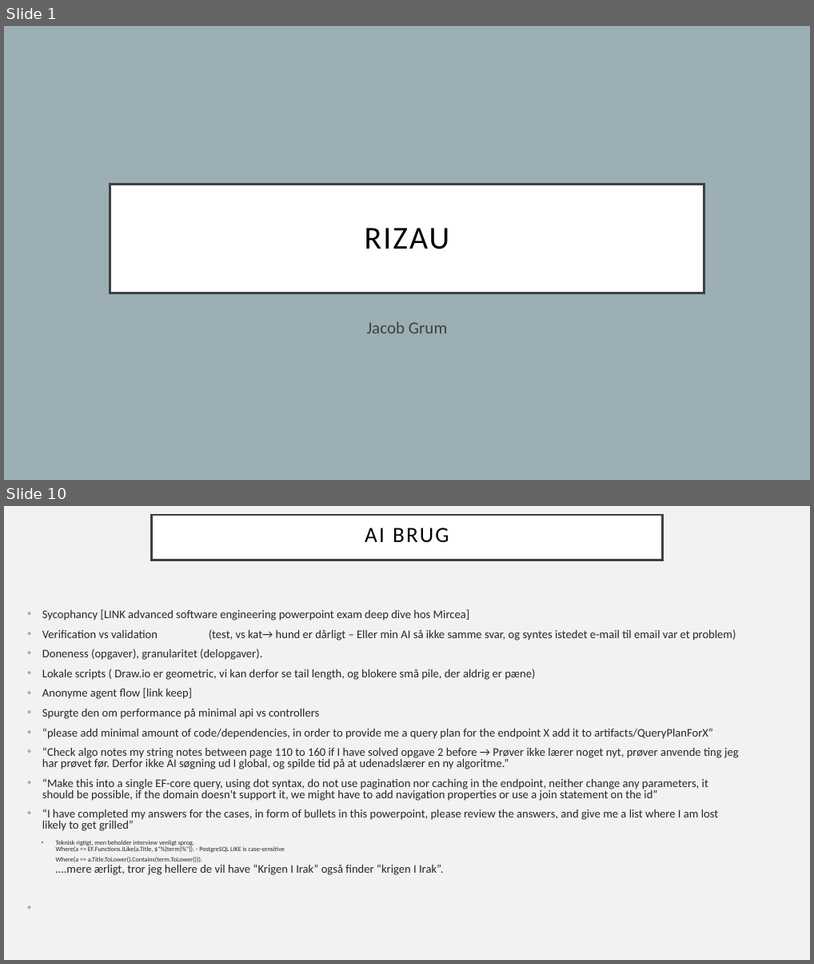
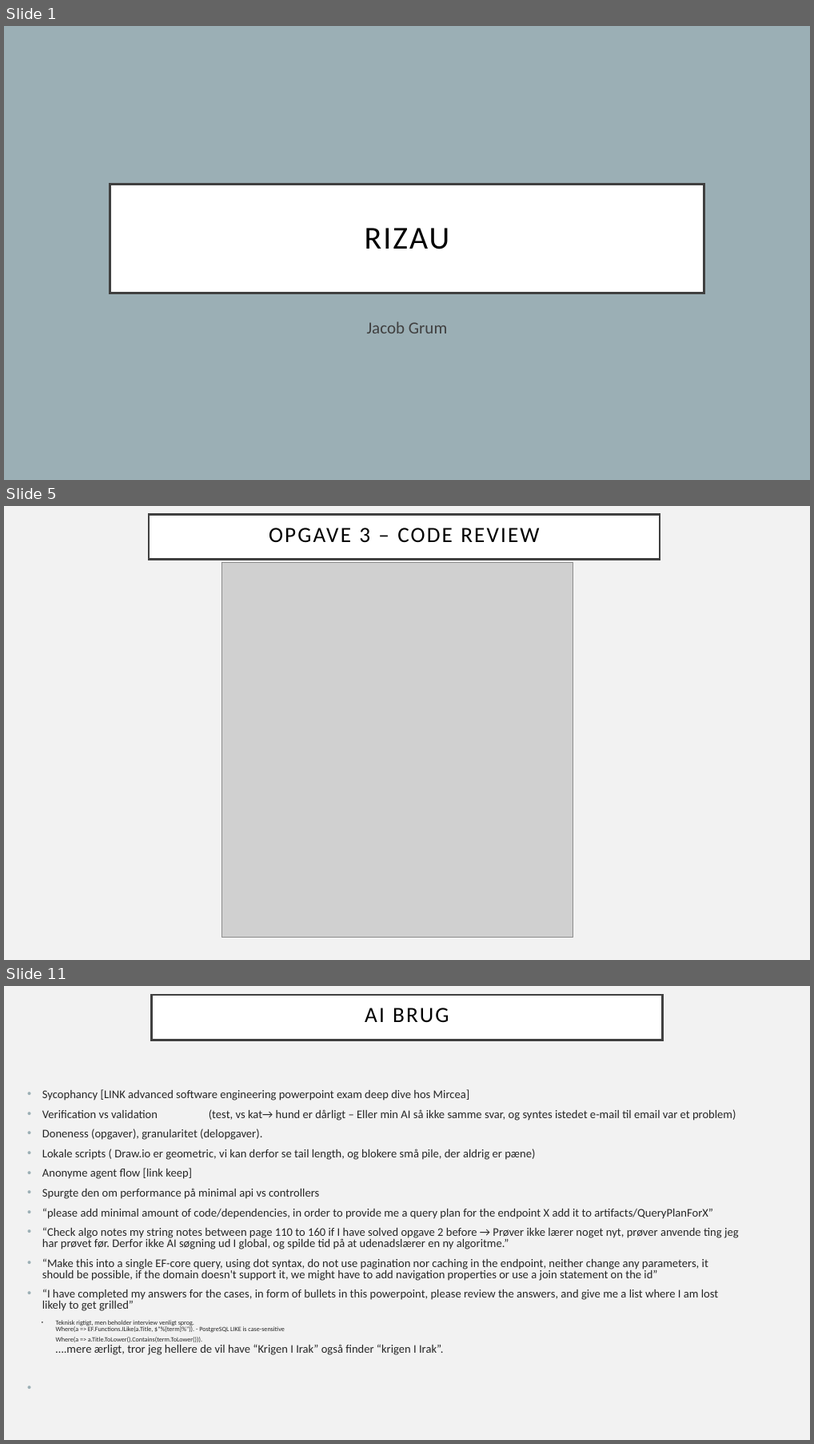
Before and after one commit to Grumlebob/JobInterviewRitzau, a slide deck: Ritzau.odp. Shown one above the other, each under a label of ours: slides 1 and 10 before the commit, slides 1, 5 and 11 after it; the slides between them are not shown. The pictures are 814x964 and 814x1444 pixels, drawn with LibreOffice and Linux fonts; fonts in the diff are those of the drawing; grey boxes stand for pictures. Boxes give left, top, right and bottom in pixels: in the first picture for what was removed or moved away, otherwise in the second. Text is boxed around its words. In the diff, an @@ line names an element or a change of style, - is before the commit and + after.

Commit message:
Opgave 2 bullets + links til egne projekter

```diff
--- a/Ritzau.odp
+++ b/Ritzau.odp
@@ slide 5 added at <box>4,506,810,960</box>, background #F2F2F2 @@
@@ title added at <box>149,515,660,560</box>, fill #FFFFFF, outline #404040 2.49 pt, 25.9 pt, text #000000 @@
+OPGAVE 3 – CODE REVIEW
@@ picture added at <box>222,562,574,936</box> @@
@@ what was slide 10 is now slide 11 @@
```
Also in this commit, not shown: 7 slides changed, 1 other slide added, 1 slide removed, 3 other files.
